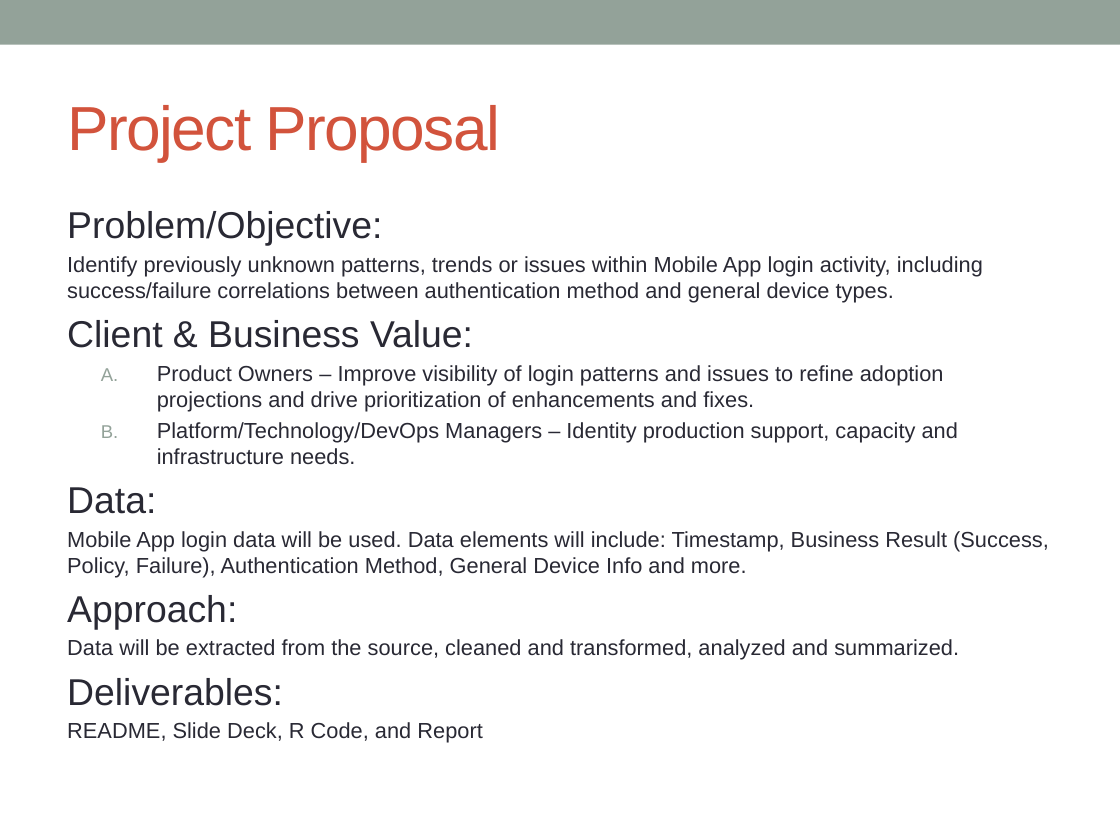
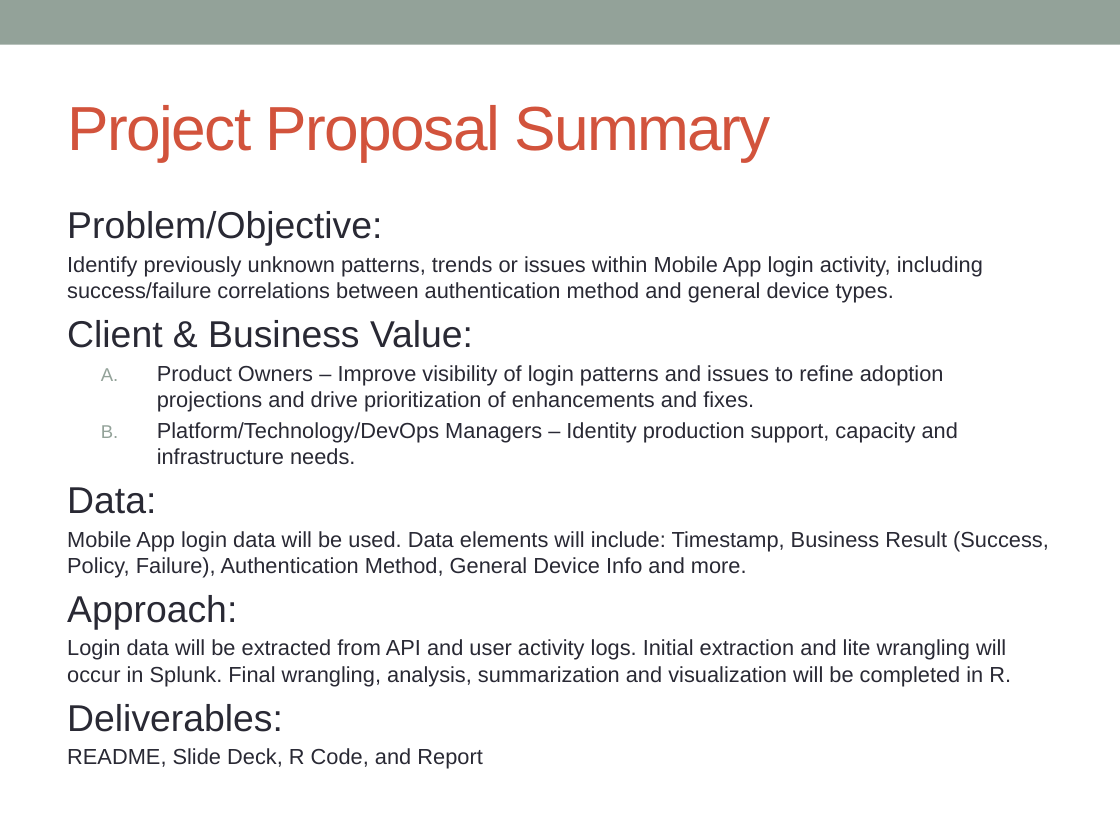
Before and after one commit to Sigmium/springboard, a slide deck: slide 2 of CapstoneProjectProposal.pptx. Drawn at 1120x840 pixels with LibreOffice and Linux fonts; fonts in the diff are those of the drawing. Boxes give left, top, right and bottom in pixels: in the first picture for what was removed or moved away, otherwise in the second. Text is boxed around its words. In the diff, an @@ line names an element or a change of style, - is before the commit and + after.

Commit message:
Added data dictionary & minor edits

```diff
--- a/CapstoneProjectProposal.pptx
+++ b/CapstoneProjectProposal.pptx
@@ title at [67,105,771,162]: text changed @@
-Project Proposal
+Project Proposal Summary
@@ text at [67,639,1011,686]: text changed @@
-Data will be extracted from the source, cleaned and transformed, analyzed and summarized.
+Login data will be extracted from API and user activity logs. Initial extraction and lite wrangling will occur in Splunk. Final wrangling, analysis, summarization and visualization will be completed in R.
```
